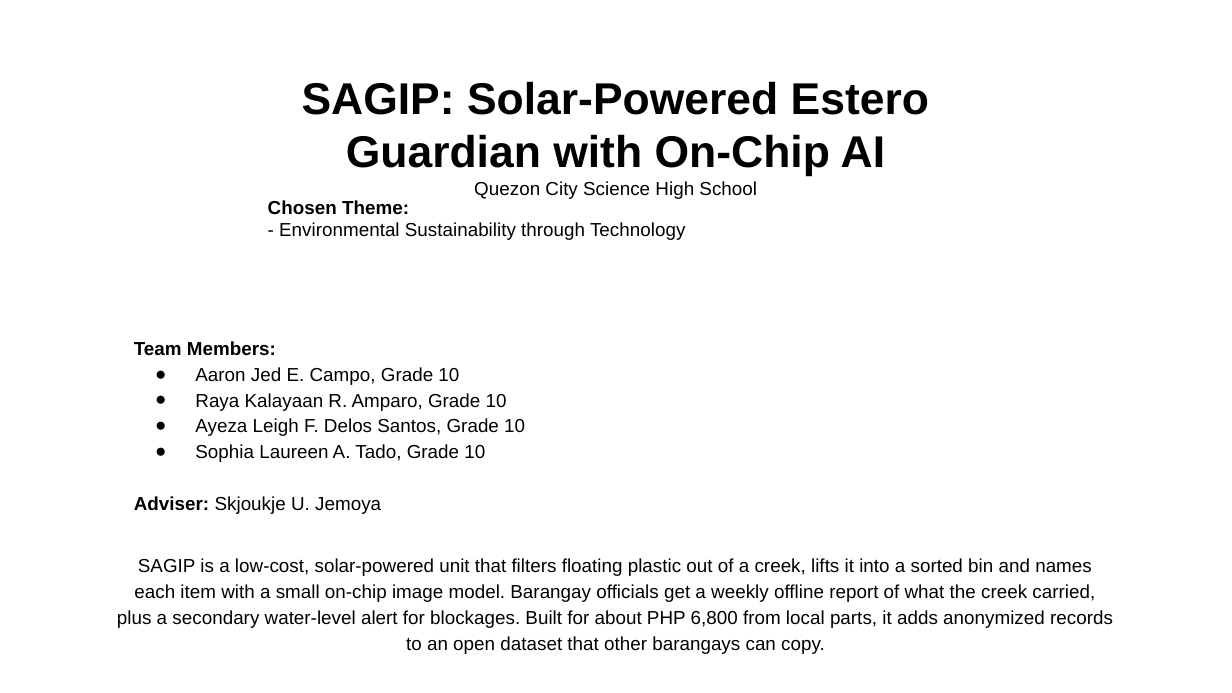
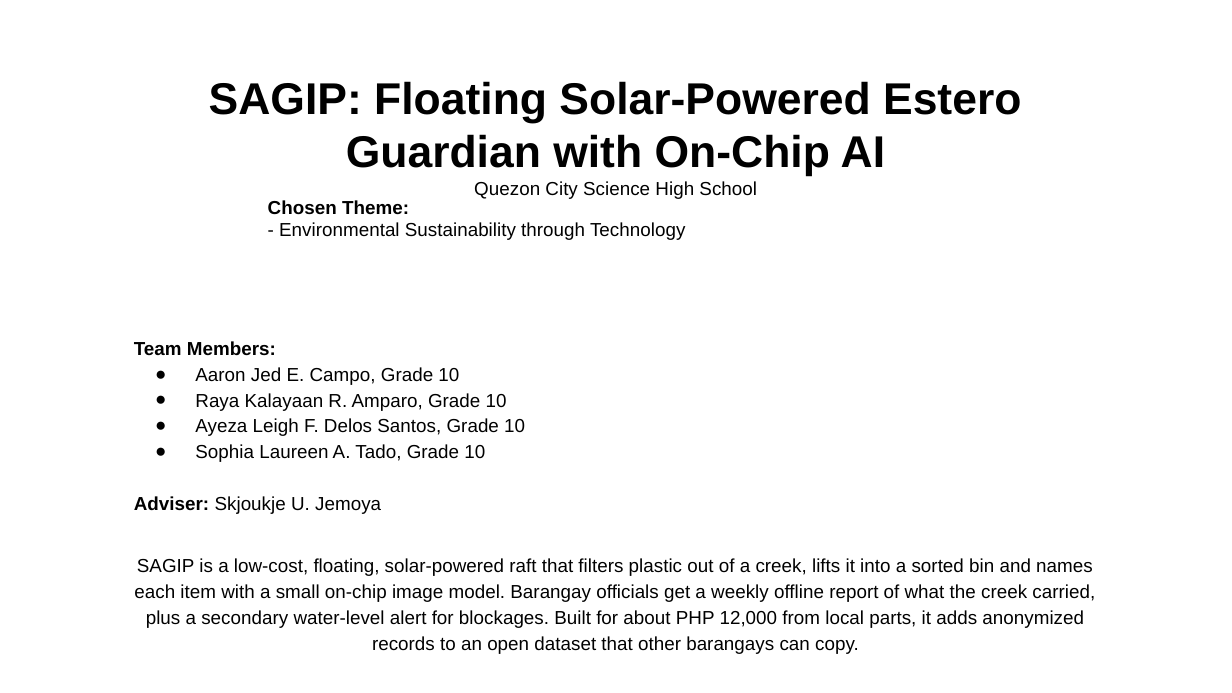
Before and after one commit to tmommu/research, a slide deck: slide 1 of sft_entry/SAGIP_SFT2026_Entry_PPT.pptx. Drawn at 1232x693 pixels with LibreOffice and Linux fonts; fonts in the diff are those of the drawing; background and template pictures are left out. Boxes give left, top, right and bottom in pixels: in the first picture for what was removed or moved away, otherwise in the second. Text is boxed around its words. In the diff, an @@ line names an element or a change of style, - is before the commit and + after.

```diff
--- a/sft_entry/SAGIP_SFT2026_Entry_PPT.pptx
+++ b/sft_entry/SAGIP_SFT2026_Entry_PPT.pptx
@@ title at [209,81,1021,176]: text changed @@
-SAGIP: Solar-Powered Estero Guardian with On-Chip AI
+SAGIP: Floating Solar-Powered Estero Guardian with On-Chip AI
@@ text at [134,558,1095,654]: text changed @@
-SAGIP is a low-cost, solar-powered unit that filters floating plastic out of a creek, lifts it into a sorted bin and names each item with a small on-chip image model. Barangay officials get a weekly offline report of what the creek carried, plus a secondary water-level alert for blockages. Built for about PHP 6,800 from local parts, it adds anonymized records to an open dataset that other barangays can copy.
+SAGIP is a low-cost, floating, solar-powered raft that filters plastic out of a creek, lifts it into a sorted bin and names each item with a small on-chip image model. Barangay officials get a weekly offline report of what the creek carried, plus a secondary water-level alert for blockages. Built for about PHP 12,000 from local parts, it adds anonymized records to an open dataset that other barangays can copy.
```
Also in this commit, not shown: 5 other slides changed, 16 other files.
